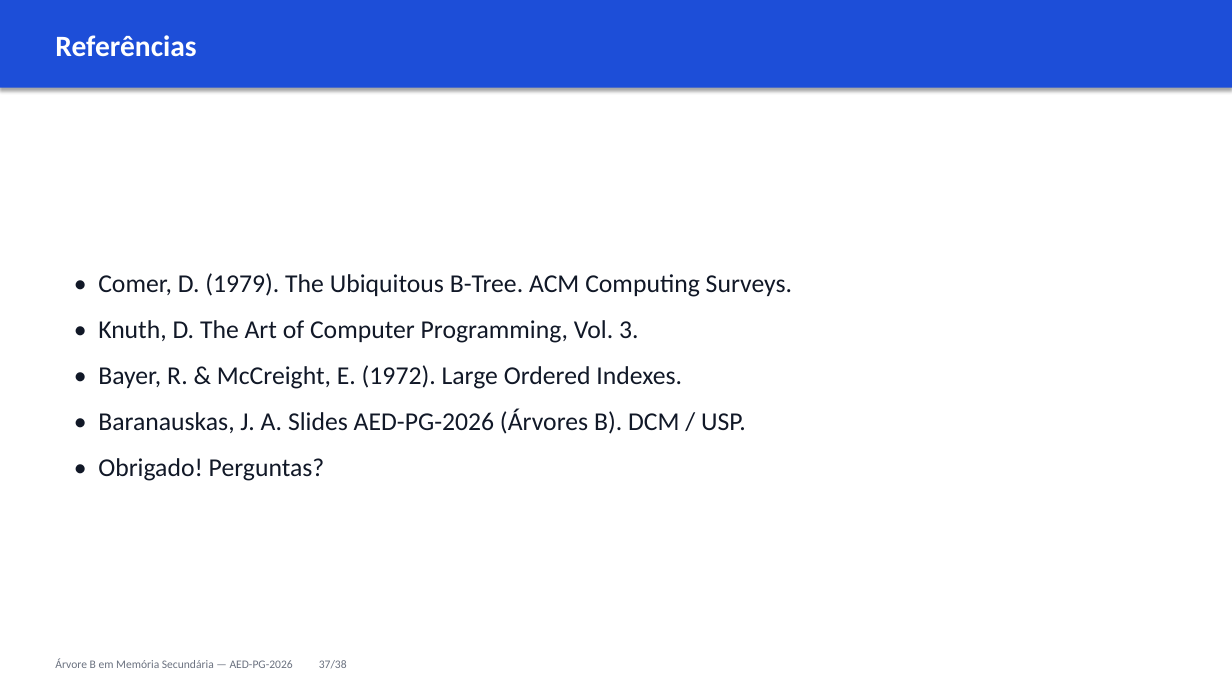
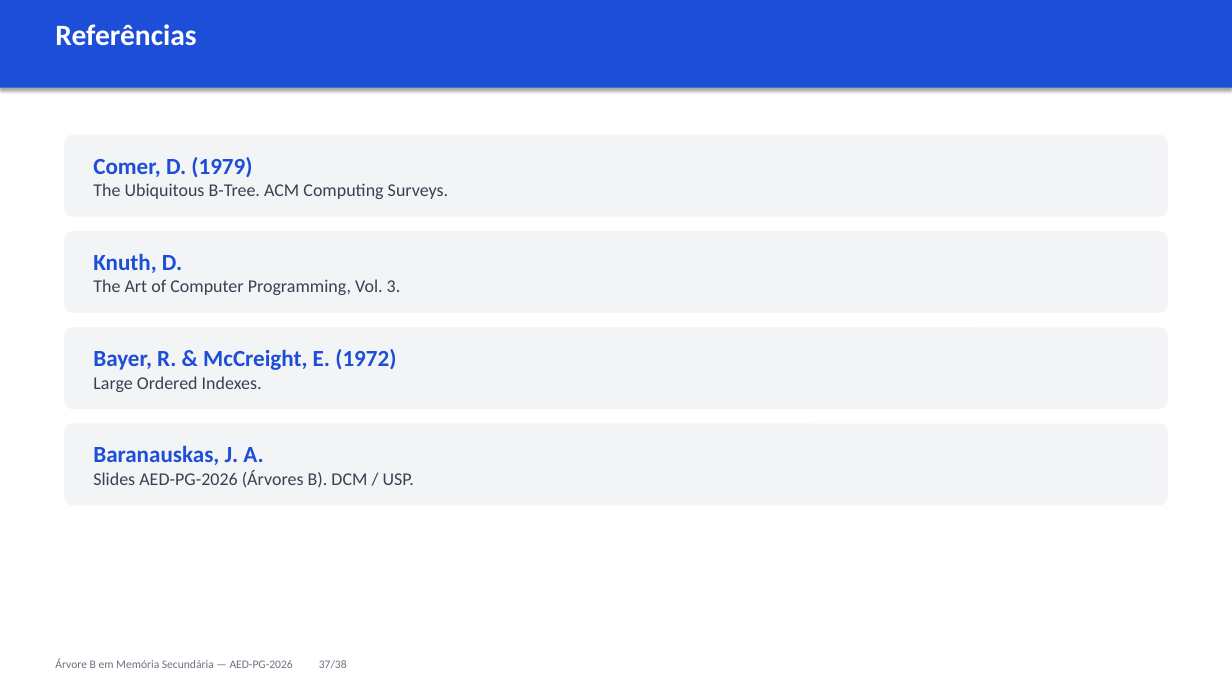
Before and after one commit to cassiotakarada/btree, a slide deck: slide 31 of apresentacao/APRESENTACAO_2_FINAL.pptx (slide 35 before the commit). Drawn at 1232x693 pixels with LibreOffice and Linux fonts; fonts in the diff are those of the drawing. Boxes give left, top, right and bottom in pixels: in the first picture for what was removed or moved away, otherwise in the second. Text is boxed around its words. In the diff, an @@ line names an element or a change of style, - is before the commit and + after.

```diff
--- a/apresentacao/APRESENTACAO_2_FINAL.pptx
+++ b/apresentacao/APRESENTACAO_2_FINAL.pptx
@@ text "Referências": place and size @@
-text "Referências" at (55, 35, 196, 57)
+text "Referências" at (55, 24, 196, 46)
@@ text at (93, 349, 396, 392): text changed; size 20 to 18 pt; text colour #111827 to #1D4ED8; bold on @@
-• Comer, D. (1979). The Ubiquitous B-Tree. ACM Computing Surveys.
-• Knuth, D. The Art of Computer Programming, Vol. 3.
-• Bayer, R. & McCreight, E. (1972). Large Ordered Indexes.
-• Baranauskas, J. A. Slides AED-PG-2026 (Árvores B). DCM / USP.
-• Obrigado! Perguntas?
+Bayer, R. & McCreight, E. (1972)
+Large Ordered Indexes.
@@ group added at (65, 135, 1168, 506): 4 rounded rectangles, 3 texts @@
+Comer, D. (1979)
+The Ubiquitous B-Tree. ACM Computing Surveys.
+Knuth, D.
+The Art of Computer Programming, Vol. 3.
+Baranauskas, J. A.
+Slides AED-PG-2026 (Árvores B). DCM / USP.
```
Also in this commit, not shown: 4 other slides changed, 1 slide added, 4 slides removed, 3 other files.
